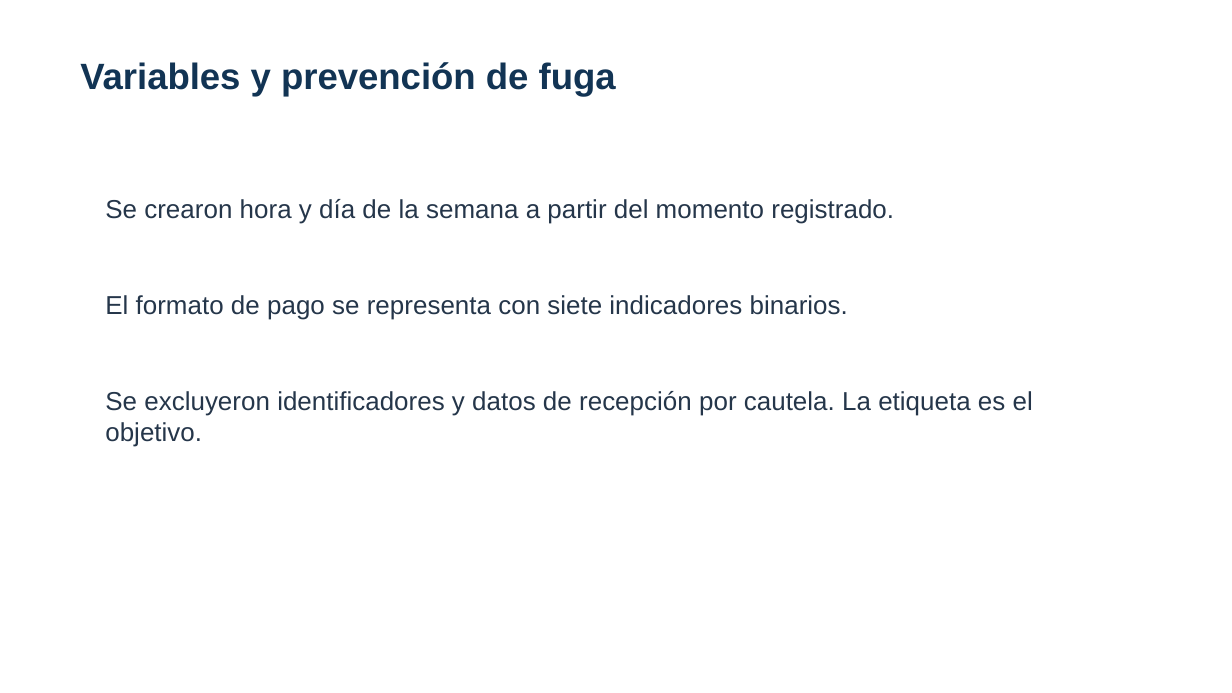
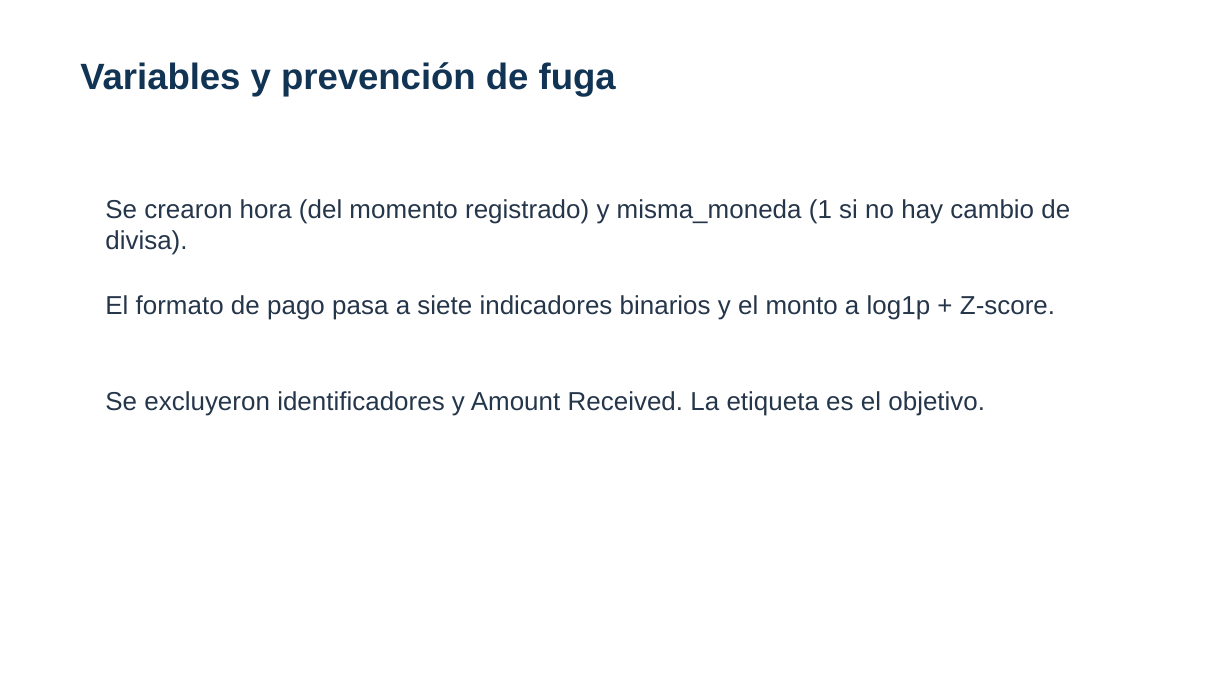
Before and after one commit to glender222/DataMining, a slide deck: slide 7 of informes/Presentacion_proyecto_borrador_v2.pptx. Drawn at 1232x693 pixels with LibreOffice and Linux fonts; fonts in the diff are those of the drawing. Boxes give left, top, right and bottom in pixels: in the first picture for what was removed or moved away, otherwise in the second. Text is boxed around its words. In the diff, an @@ line names an element or a change of style, - is before the commit and + after.

Commit message:
Actualizar presentación con los números de la data sucia
Diapositivas 3-9: ventana de 1.020.000 filas, 704 positivas (0,069 %),
medios de pago del dataset en proceso, calidad, variables nuevas y
dataset final de 946.201 x 12, alineados con el notebook y el informe.

```diff
--- a/informes/Presentacion_proyecto_borrador_v2.pptx
+++ b/informes/Presentacion_proyecto_borrador_v2.pptx
@@ text at [105, 199, 1070, 255]: text changed @@
-Se crearon hora y día de la semana a partir del momento registrado.
+Se crearon hora (del momento registrado) y misma_moneda (1 si no hay cambio de divisa).
@@ text at [105, 295, 1055, 320]: text changed @@
-El formato de pago se representa con siete indicadores binarios.
+El formato de pago pasa a siete indicadores binarios y el monto a log1p + Z-score.
@@ text at [105, 391, 985, 416]: text changed @@
-Se excluyeron identificadores y datos de recepción por cautela. La etiqueta es el objetivo.
+Se excluyeron identificadores y Amount Received. La etiqueta es el objetivo.
```
Also in this commit, not shown: 6 other slides changed.
